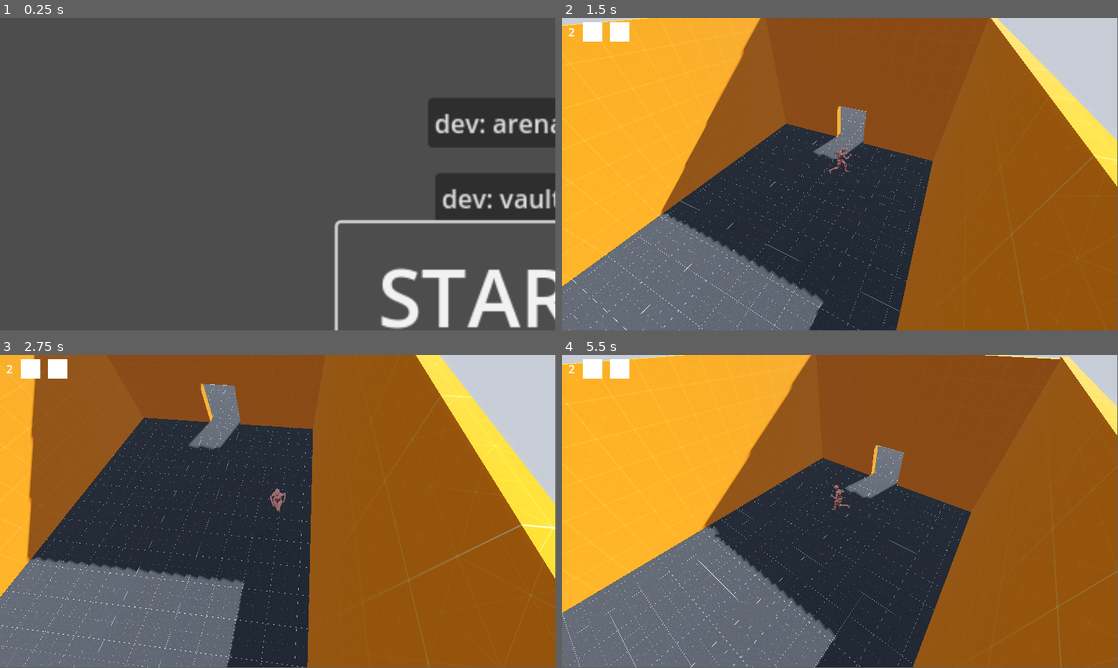
Above: before the commit, frames 1-4 (two rows, left to right).
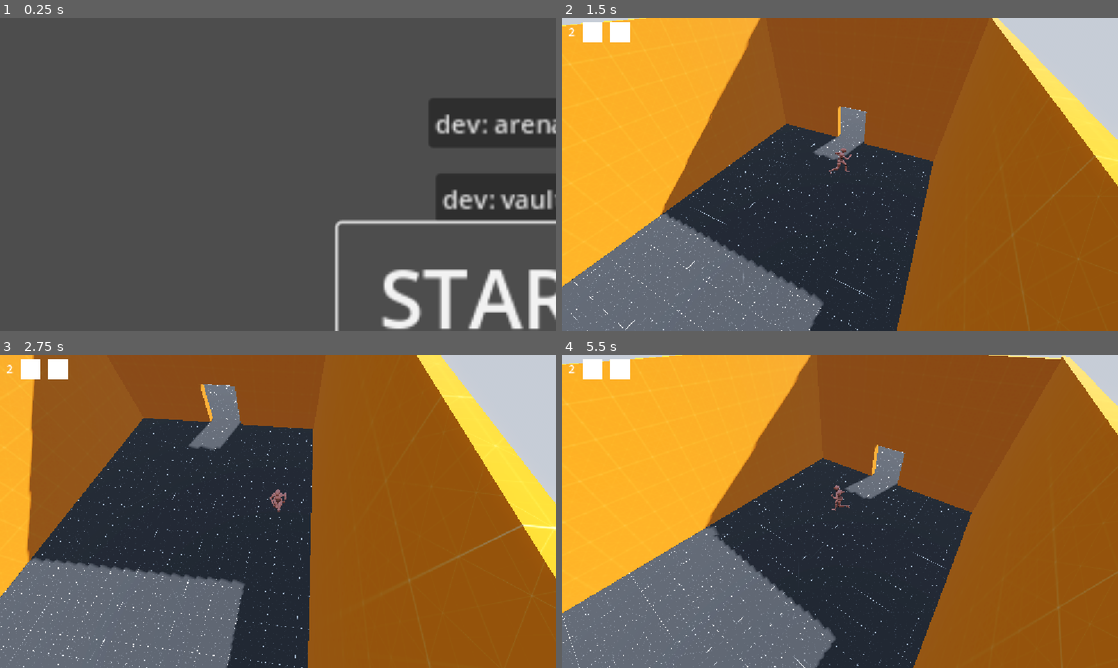
Above: after the commit, the same moments.

Repository: Bloombeard/diamond-heist
Game: Godot game, scene res://scenes/main_menu.tscn
The game is run twice, just before and just after one commit, with the same random seed, the same clock (stepped at 60 frames per second) and the same inputs.
Inputs:
- Up to frame 1 (0.25 s): no input
- Up to frame 2 (1.5 s): click "dev: vault" at 0.5 s; tap Enter at 1.25 s; hold D (move_right) from 1.28 s (still down); tap Shift (dash) at 1.35 s
- Up to frame 3 (2.75 s): tap Space (jump) at 1.52, 2.27 s; release D (move_right) at 2.03 s; hold S (move_backward) from 2.03 s (still down); tap Shift (dash) at 2.1 s
- Up to frame 4 (5.5 s): release S (move_backward) at 2.78 s; hold D (move_right) 2.78-3.53 s; tap Shift (dash) every 0.75 s from 2.85 to 5.1 s; hold W (move_forward) 3.53-4.28 s; tap Space (jump) at 3.77, 4.52, 5.27 s; hold A (move_left) from 4.28 s (still down)
In our replay, the window is 799x449 before the commit and 800x450 after it. These sizes can differ from the game's own. Grey fills any space a smaller window leaves; there, only what the larger window draws over its background counts as a difference.

The runs differ from the first frame. In frame 1, 3.3% of the frame differs, in the area x 60-100%, y 25-100%; in frame 2, 2.0%; in frame 3, 2.4%; in frame 4, 2.1%.

Commit message:
dialog system in place, needs polish

Diff:
--- a/project.godot
+++ b/project.godot
@@ -18,6 +18,11 @@
 [autoload]
 
 PlayerVariables="*res://scripts/player_variables.gd"
+DialogConstants="*res://scripts/dialog_constants.gd"
+
+[display]
+
+window/stretch/mode="canvas_items"
 
 [input]
 
@@ -108,3 +113,10 @@
 , Object(InputEventJoypadButton,"resource_local_to_scene":false,"resource_name":"","device":-1,"button_index":6,"pressure":0.0,"pressed":false,"script":null)
 ]
 }
+dialog_next_line={
+"deadzone": 0.2,
+"events": [Object(InputEventKey,"resource_local_to_scene":false,"resource_name":"","device":-1,"window_id":0,"alt_pressed":false,"shift_pressed":false,"ctrl_pressed":false,"meta_pressed":false,"pressed":false,"keycode":0,"physical_keycode":32,"key_label":0,"unicode":32,"location":0,"echo":false,"script":null)
+, Object(InputEventJoypadButton,"resource_local_to_scene":false,"resource_name":"","device":-1,"button_index":0,"pressure":0.0,"pressed":false,"script":null)
+, Object(InputEventMouseButton,"resource_local_to_scene":false,"resource_name":"","device":-1,"window_id":0,"alt_pressed":false,"shift_pressed":false,"ctrl_pressed":false,"meta_pressed":false,"button_mask":0,"position":Vector2(0, 0),"global_position":Vector2(0, 0),"factor":1.0,"button_index":1,"canceled":false,"pressed":false,"double_click":false,"script":null)
+]
+}
--- /dev/null
+++ b/scenes/canvas_layer.gd
@@ -0,0 +1 @@
+extends CanvasLayer
--- /dev/null
+++ b/scenes/dialogue_system.tscn
@@ -0,0 +1,81 @@
+[gd_scene load_steps=5 format=3 uid="uid://vab4pladbhlu"]
+
+[ext_resource type="Script" uid="uid://brft5tf0o8re" path="res://scripts/dialog_system.gd" id="1_sofqc"]
+
+[sub_resource type="Animation" id="Animation_sofqc"]
+length = 0.001
+tracks/0/type = "value"
+tracks/0/imported = false
+tracks/0/enabled = true
+tracks/0/path = NodePath(".:visible_ratio")
+tracks/0/interp = 1
+tracks/0/loop_wrap = true
+tracks/0/keys = {
+"times": PackedFloat32Array(0),
+"transitions": PackedFloat32Array(1),
+"update": 0,
+"values": [0.0]
+}
+
+[sub_resource type="Animation" id="Animation_yhpqp"]
+resource_name = "scroll"
+tracks/0/type = "value"
+tracks/0/imported = false
+tracks/0/enabled = true
+tracks/0/path = NodePath(".:visible_ratio")
+tracks/0/interp = 1
+tracks/0/loop_wrap = true
+tracks/0/keys = {
+"times": PackedFloat32Array(0, 1),
+"transitions": PackedFloat32Array(1, 1),
+"update": 0,
+"values": [0.0, 1.0]
+}
+
+[sub_resource type="AnimationLibrary" id="AnimationLibrary_sofqc"]
+_data = {
+&"RESET": SubResource("Animation_sofqc"),
+&"scroll": SubResource("Animation_yhpqp")
+}
+
+[node name="DialogSystem" type="Control"]
+layout_mode = 3
+anchors_preset = 15
+anchor_right = 1.0
+anchor_bottom = 1.0
+grow_horizontal = 2
+grow_vertical = 2
+script = ExtResource("1_sofqc")
+
+[node name="CanvasLayer" type="CanvasLayer" parent="."]
+
+[node name="background" type="ColorRect" parent="CanvasLayer"]
+offset_left = -2.0
+offset_top = 441.0
+offset_right = 1153.0
+offset_bottom = 648.0
+color = Color(0, 0, 0, 0.29803923)
+
+[node name="speaker_name" type="RichTextLabel" parent="CanvasLayer"]
+offset_left = 18.0
+offset_top = 447.0
+offset_right = 271.0
+offset_bottom = 503.0
+theme_override_font_sizes/normal_font_size = 32
+text = "SWORD"
+
+[node name="dialogue" type="RichTextLabel" parent="CanvasLayer"]
+offset_left = 17.0
+offset_top = 494.0
+offset_right = 1124.0
+offset_bottom = 624.0
+theme_override_font_sizes/normal_font_size = 24
+text = "This is dialogue text"
+visible_characters = 0
+visible_ratio = 0.0
+
+[node name="AnimationPlayer" type="AnimationPlayer" parent="CanvasLayer"]
+root_node = NodePath("../dialogue")
+libraries = {
+&"": SubResource("AnimationLibrary_sofqc")
+}
--- a/scenes/vault.tscn
+++ b/scenes/vault.tscn
@@ -9,6 +9,8 @@
 [ext_resource type="PackedScene" uid="uid://boc7uld8h3ora" path="res://scenes/camera_on_rails.tscn" id="6_5fq5j"]
 [ext_resource type="Script" uid="uid://calcf0bm026jd" path="res://scripts/static_tracking_camera.gd" id="6_skwyo"]
 [ext_resource type="PackedScene" uid="uid://cocuv0btvffdb" path="res://scenes/pause_menu.tscn" id="9_g0dvk"]
+[ext_resource type="PackedScene" uid="uid://ctxjia2mwr1rd" path="res://scenes/item_pickup.tscn" id="10_8psb2"]
+[ext_resource type="PackedScene" uid="uid://vab4pladbhlu" path="res://scenes/dialogue_system.tscn" id="11_gdv5h"]
 
 [sub_resource type="ProceduralSkyMaterial" id="ProceduralSkyMaterial_sgp6g"]
 sky_horizon_color = Color(0.662243, 0.671743, 0.686743, 1)
@@ -67,6 +69,8 @@
 script = ExtResource("1_5fq5j")
 
 [node name="PauseMenu" parent="." instance=ExtResource("9_g0dvk")]
+
+[node name="DialogSystem" parent="." instance=ExtResource("11_gdv5h")]
 
 [node name="WorldEnvironment" type="WorldEnvironment" parent="."]
 environment = SubResource("Environment_0wfyh")
@@ -180,6 +184,10 @@
 transform = Transform3D(1, 0, 0, 0, 1, 0, 0, 0, 1, 1.3473434, 1.1886638, 0)
 shape = SubResource("BoxShape3D_skwyo")
 
+[node name="ItemPickup" parent="." instance=ExtResource("10_8psb2")]
+transform = Transform3D(1, 0, 0, 0, 1, 0, 0, 0, 1, 3.525553, 1.1665902, 0)
+pickup_type = 1
+
 [connection signal="body_entered" from="vault_area" to="." method="_on_vault_area_body_entered"]
 [connection signal="body_entered" from="vault_area" to="Player" method="_on_area_3d_body_entered"]
 [connection signal="body_exited" from="vault_area" to="." method="_on_vault_area_body_exited"]
@@ -188,3 +196,4 @@
 [connection signal="body_entered" from="hallway_area" to="Player" method="_on_hallway_area_body_entered"]
 [connection signal="body_entered" from="outside_area" to="." method="_on_outside_area_body_entered"]
 [connection signal="body_entered" from="outside_area" to="Player" method="_on_outside_area_body_entered"]
+[connection signal="play_dialog" from="ItemPickup" to="DialogSystem" method="_on_item_pickup_play_dialog"]
--- /dev/null
+++ b/scripts/dialog_constants.gd
@@ -0,0 +1,13 @@
+extends Node
+
+const SWORD_INTRO := [
+	"Aww!",
+	"Look at you",
+	"You made it to the vault at the heart of the crypt.",
+	"You could have stolen ANYTHING in here.",
+	"Gold, jeweles, love potions (you can make bank on those).",
+	"Instead, you picked up the one thing in here tat would trigger the magical wards designed to seal you into this place.",
+	"Me.",
+	"The cursed sword",
+	"You're just a perfect lil scamp aren't ya?"
+]
--- /dev/null
+++ b/scripts/dialog_system.gd
@@ -0,0 +1,34 @@
+extends Control
+
+@onready var background = $CanvasLayer/background
+@onready var speaker_name = $CanvasLayer/speaker_name
+@onready var dialog_text = $CanvasLayer/dialogue
+@onready var animation_player = $CanvasLayer/AnimationPlayer
+@onready var active_line_index = 0
+
+var is_dialog_active := false
+var dialog_text_array
+
+func _ready() -> void:
+	background.visible = false
+	speaker_name.visible = false
+
+func _input(_event: InputEvent) -> void:
+	if Input.is_action_just_pressed("dialog_next_line") and is_dialog_active:
+		active_line_index += 1
+		play_line_of_dialog()
+
+func _on_item_pickup_play_dialog(dialog_to_play: Variant) -> void:
+	toggle_dialog()
+	dialog_text_array = DialogConstants[dialog_to_play]
+	#var total_lines = DialogConstants.dialog_to_play.length - 1
+	play_line_of_dialog()
+
+func play_line_of_dialog() -> void:
+	dialog_text.text = dialog_text_array[active_line_index]
+	animation_player.play("scroll")
+
+func toggle_dialog() -> void:
+	background.visible = !background.visible
+	speaker_name.visible = !background.visible
+	is_dialog_active = !is_dialog_active
--- /dev/null
+++ b/scripts/dialogue.json
@@ -0,0 +1,17 @@
+{
+    "moveTutorial": [
+        "Move with the left stick",
+        "Jump with R1/RB",
+        "Dash with L1/LB"
+    ],
+    "swordIntro": [
+        "Aww!",
+        "Look at you",
+        "You made it to the vault at the heart of the crypt.",
+        "You could have stolen ANYTHING in here, gold, jewels, love potions (you can make bank on those).",
+        "Instead,you picked up the one thing in here that would trigger every magical ward designed to seal you into this place.",
+        "Me.",
+        "The cursed sword.",
+        "You're just a perfect lil scamp, aren't ya?"
+    ]
+}
--- a/scripts/item_pickup.gd
+++ b/scripts/item_pickup.gd
@@ -2,9 +2,12 @@
 
 enum Pickups {ARMOR, SWORD, JUMP, DASH, SPIN, BUBBLE, BOMB, CUBE, LINK}
 
+signal play_dialog(dialog_to_play)
+
 @export var pickup_type: Pickups
 
 @onready var player: CharacterBody3D = $"../Player"
+@onready var dialog_system: Control = $DialogSystem
 
 func _on_area_3d_body_entered(body: Node3D) -> void:
 	if body == player:
@@ -16,6 +19,7 @@
 				print(PlayerVariables.max_armor)
 			Pickups.SWORD:
 				PlayerVariables.has_sword = true
+				play_dialog.emit("SWORD_INTRO")
 				print("SWORD")
 			Pickups.JUMP:
 				PlayerVariables.has_jump = true
--- a/scripts/player.gd
+++ b/scripts/player.gd
@@ -44,6 +44,7 @@
 var gravity := -30.0
 var is_jump_available := true
 var jump_buffer := false
+var can_move := true
 
 func get_player_gravity() -> float:
 	if velocity.y > 0.0:
--- /dev/null
+++ b/scripts/signal_bus.gd
@@ -0,0 +1,3 @@
+extends Node
+
+signal display_dialog(text_key)
Not shown, added: scenes/canvas_layer.gd.uid
Not shown: 2 places in scenes/test_arena.tscn that only renumber resources
Not shown: 1 places in scenes/vault.tscn that only renumber resources
Not shown, added: scripts/dialog_constants.gd.uid
Not shown, added: scripts/dialog_system.gd.uid
Not shown, added: scripts/signal_bus.gd.uid
Not shown, changed: .DS_Store
